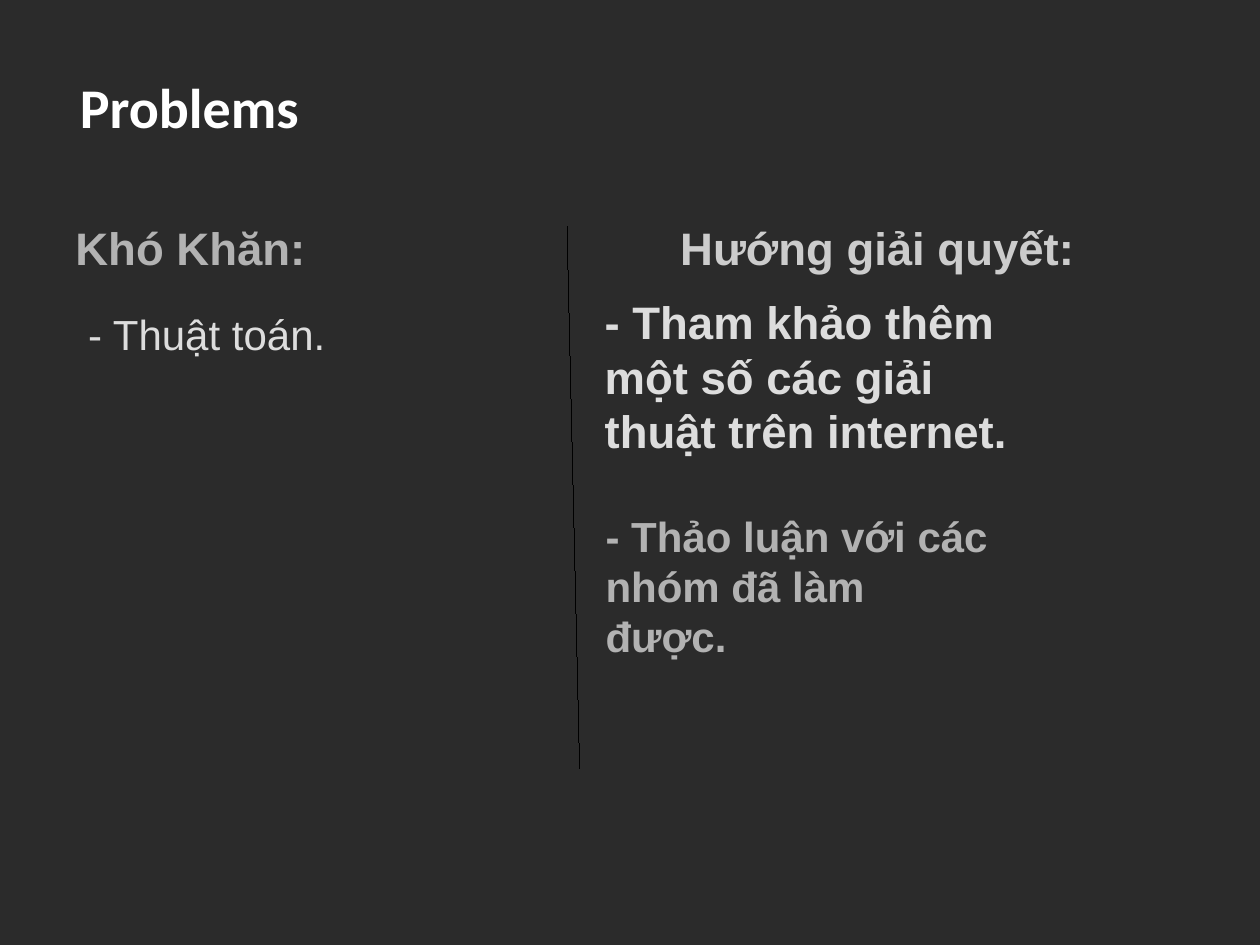
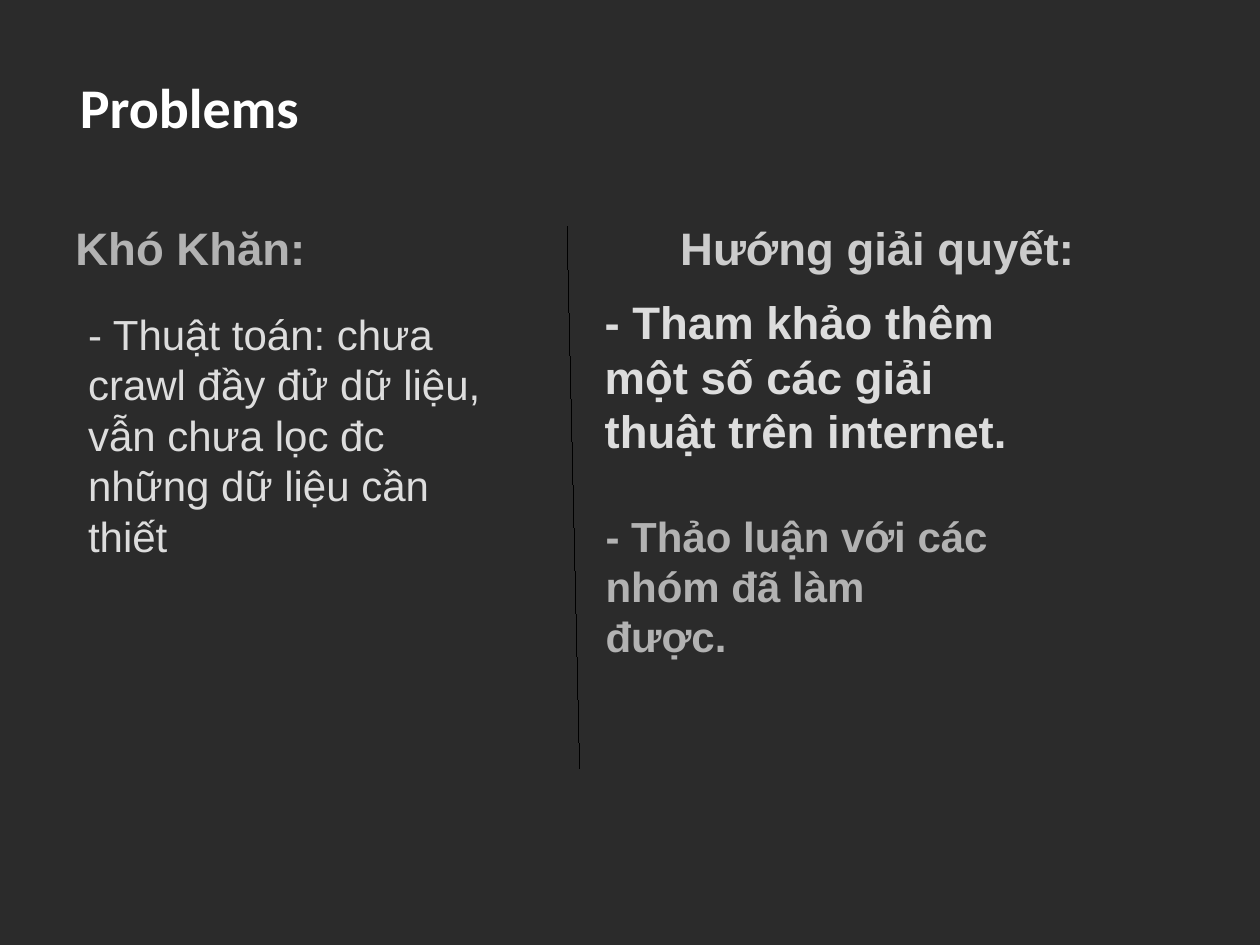
Before and after one commit to sh12345hung/Hercules-s-Son, a slide deck: slide 10 of Slide/Seminar2.pptx (slide 8 before the commit). Drawn at 1260x945 pixels with LibreOffice and Linux fonts; fonts in the diff are those of the drawing; background and template pictures are left out; a plain dark background stands for a picture behind light text. Boxes give left, top, right and bottom in pixels: in the first picture for what was removed or moved away, otherwise in the second. Text is boxed around its words. In the diff, an @@ line names an element or a change of style, - is before the commit and + after.

```diff
--- a/Slide/Seminar2.pptx
+++ b/Slide/Seminar2.pptx
@@ text at (x1=88, y1=319, x2=480, y2=553): text changed @@
-- Thuật toán.
+- Thuật toán: chưa crawl đầy đử dữ liệu, vẫn chưa lọc đc những dữ liệu cần thiết
```
Also in this commit, not shown: 1 other slide changed, 3 slides added, 1 slide removed.
